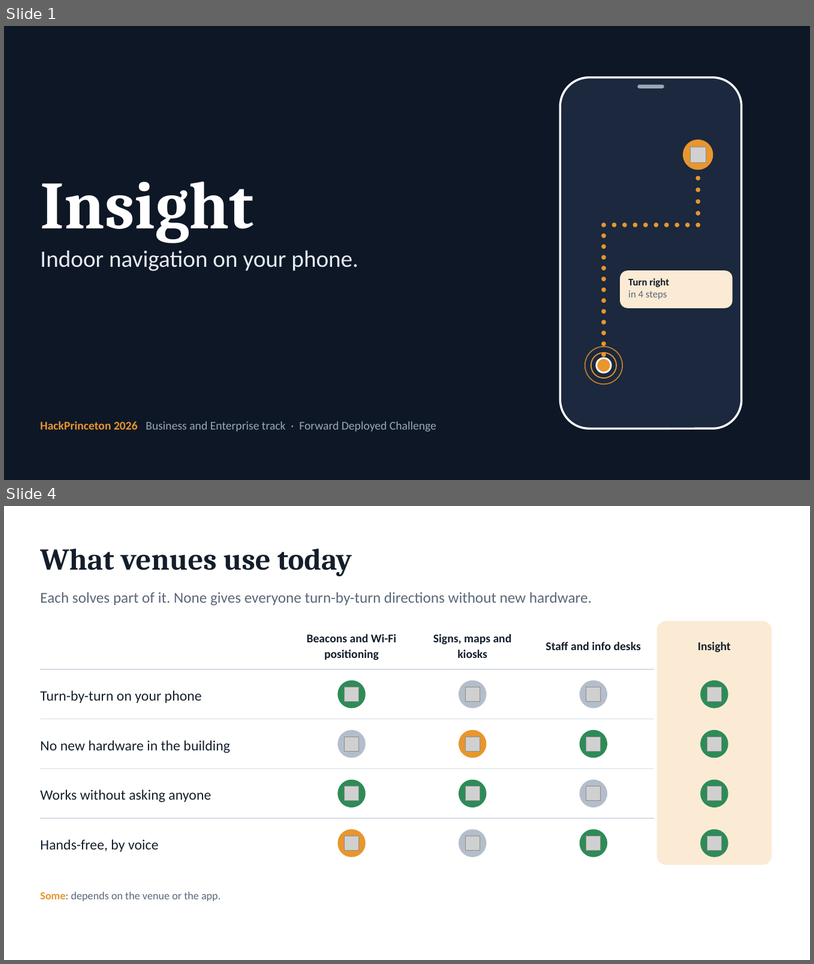
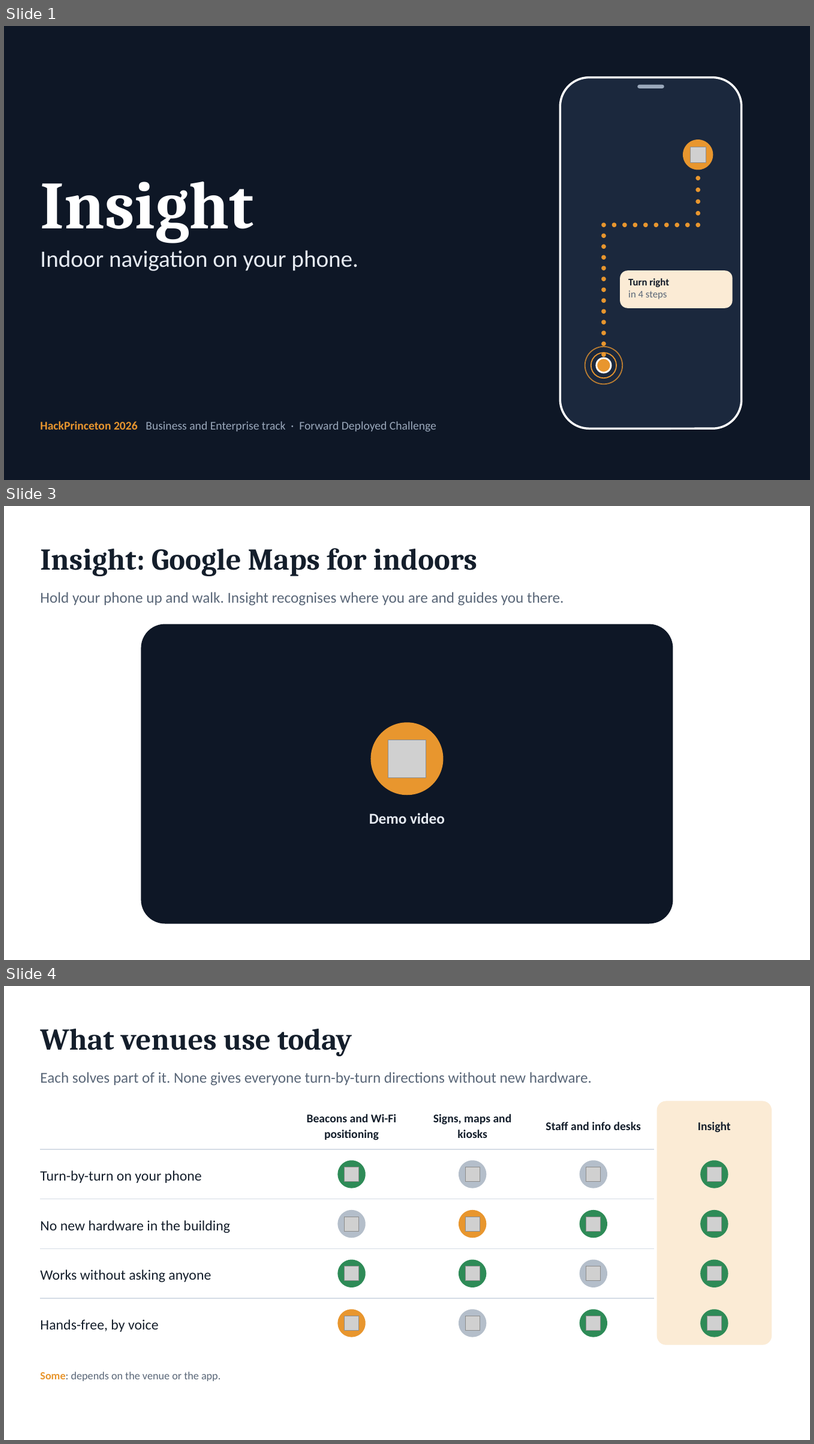
Before and after one commit to epicgdog/blindsight, a slide deck: slides/insight.pptx. Shown one above the other, each under a label of ours: slides 1 and 4 before the commit, slides 1, 3 and 4 after it; the slides between them are not shown. The pictures are 814x964 and 814x1444 pixels, drawn with LibreOffice and Linux fonts; fonts in the diff are those of the drawing; grey boxes stand for pictures. Boxes give left, top, right and bottom in pixels: in the first picture for what was removed or moved away, otherwise in the second. Text is boxed around its words. In the diff, an @@ line names an element or a change of style, - is before the commit and + after.

Commit message:
Insight deck: Savar's edits applied, matches the repo

```diff
--- a/slides/insight.pptx
+++ b/slides/insight.pptx
@@ slide 3 added at (4, 506, 810, 960), background #FFFFFF @@
@@ text added at (40, 548, 477, 576), 36 pt, text #141E2B, bold @@
+Insight: Google Maps for indoors
@@ text added at (40, 592, 564, 606), 18 pt, text #5A6778 @@
+Hold your phone up and walk. Insight recognises where you are and guides you there.
@@ rounded rectangle added at (141, 624, 674, 924), fill #0E1726 @@
@@ ellipse added at (371, 722, 444, 795), fill #E8962E @@
@@ picture added at (388, 739, 426, 777) @@
@@ text added at (369, 813, 445, 823), 18 pt, text #E6EBF2, bold @@
+Demo video
```
Also in this commit, not shown: 7 slides changed, 1 other slide added, 5 slides removed, 3 other files.
